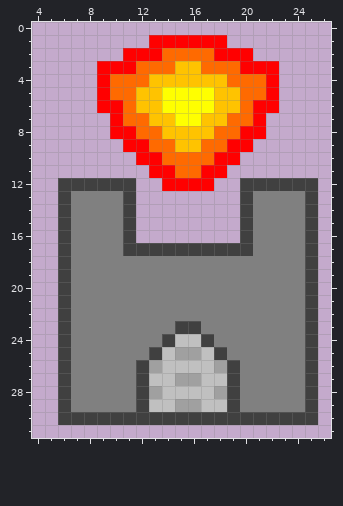
Edited in one commit: pixel-art sprite (NetTower/res/tower2.png). Above, as it was before the edit.
The file is 32x32 pixels. Shown: x 4..26, y 0..31.
After the commit:
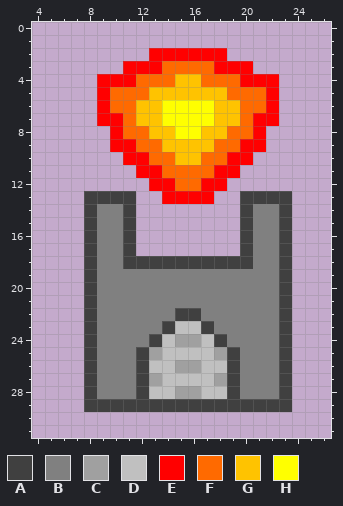
Palette (. is transparent): A #404040  B #808080  C #a0a0a0  D #c0c0c0  E #ff0000  F #ff6a00  G #ffc300  H #ffff00
The edit:
y 1: x 13..18 EEEEEE -> ......
y 2: x 11..12 EE -> ..; x 14..17 FFFF -> EEEE; x 19..20 EE -> ..
y 3: x 9..10 EE -> ..; x 12..13 FF -> EE; x 15..16 GG -> FF; x 18..19 FF -> EE; x 21..22 EE -> ..
y 4: x 10..11 FF -> EE; x 13..14 GG -> FF; x 17..18 GG -> FF; x 20..21 FF -> EE
y 5: x 12 G -> F; x 14..17 HHHH -> GGGG; x 19 G -> F
y 6: x 10 E -> F; x 21 E -> F
y 7: x 9 . -> E; x 12 F -> G; x 14 G -> H; x 17 G -> H; x 19 F -> G; x 22 . -> E
y 8: x 11 E -> F; x 13 F -> G; x 15..16 GG -> HH; x 18 F -> G; x 20 E -> F
y 9: x 10 . -> E; x 12 E -> F; x 14 F -> G; x 17 F -> G; x 19 E -> F; x 21 . -> E
y 10: x 11 . -> E; x 13 E -> F; x 15..16 FF -> GG; x 18 E -> F; x 20 . -> E
y 11: x 12 . -> E; x 14 E -> F; x 17 E -> F; x 19 . -> E
y 12: x 6..11 AAAAAA -> ......; x 13 . -> E; x 15..16 EE -> FF; x 18 . -> E; x 20..25 AAAAAA -> ......
y 13: x 6..10 ABBBB -> ..AAA; x 14..17 .... -> EEEE; x 21..25 BBBBA -> AAA..
y 14..16: x 6..8 ABB -> ..A; x 23..25 BBA -> A..
y 17: x 6..8 ABB -> ..A; x 12..19 AAAAAAAA -> ........; x 23..25 BBA -> A..
y 18: x 6..8 ABB -> ..A; x 11..20 BBBBBBBBBB -> AAAAAAAAAA; x 23..25 BBA -> A..
y 19..21: x 6..8 ABB -> ..A; x 23..25 BBA -> A..
y 22: x 6..8 ABB -> ..A; x 15..16 BB -> AA; x 23..25 BBA -> A..
y 23: x 6..8 ABB -> ..A; x 14..17 BAAB -> ADDA; x 23..25 BBA -> A..
y 24: x 6..8 ABB -> ..A; x 13..18 BADDAB -> ADCCDA; x 23..25 BBA -> A..
y 25: x 6..8 ABB -> ..A; x 12..13 BA -> AC; x 15..16 CC -> DD; x 18..19 AB -> CA; x 23..25 BBA -> A..
y 26: x 6..8 ABB -> ..A; x 13 C -> D; x 15..16 DD -> CC; x 18 C -> D; x 23..25 BBA -> A..
y 27: x 6..8 ABB -> ..A; x 13 D -> C; x 15..16 CC -> DD; x 18 D -> C; x 23..25 BBA -> A..
y 28: x 6..8 ABB -> ..A; x 13 C -> D; x 15..16 DD -> CC; x 18 C -> D; x 23..25 BBA -> A..
y 29: x 6..11 ABBBBB -> ..AAAA; x 13..18 DDCCDD -> AAAAAA; x 20..25 BBBBBA -> AAAA..
y 30: x 6..25 AAAAAAAAAAAAAAAAAAAA -> ....................
Where, in picture pixels (left, top, right, bottom), the same in both pictures:
changed: (58, 35, 318, 425)
